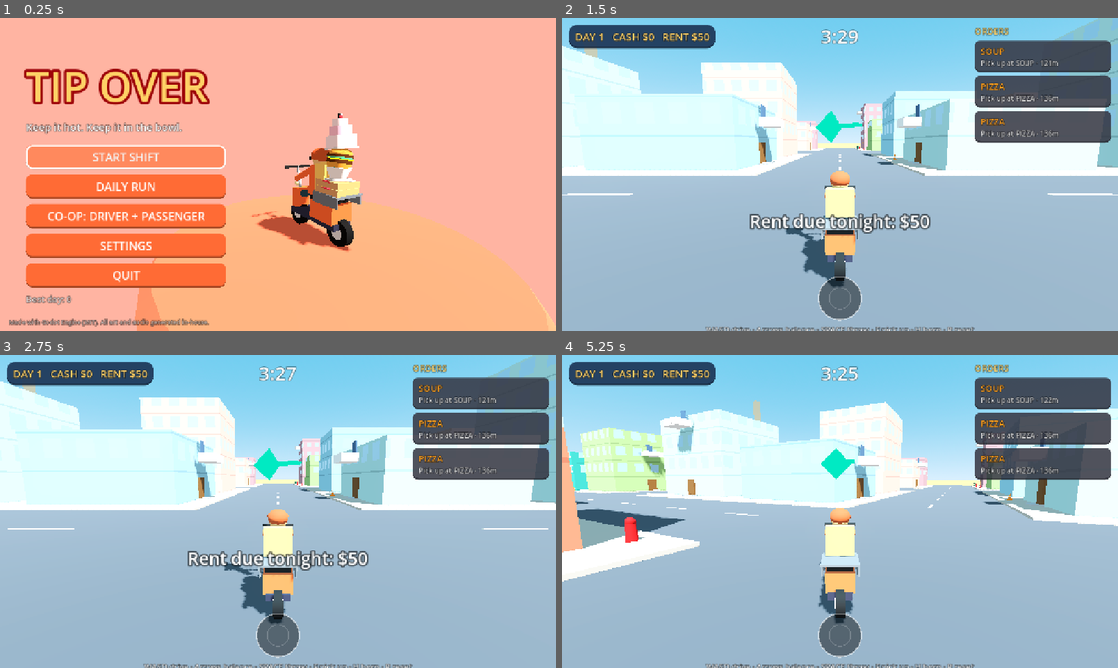
Above: before the commit, frames 1-4 (two rows, left to right).
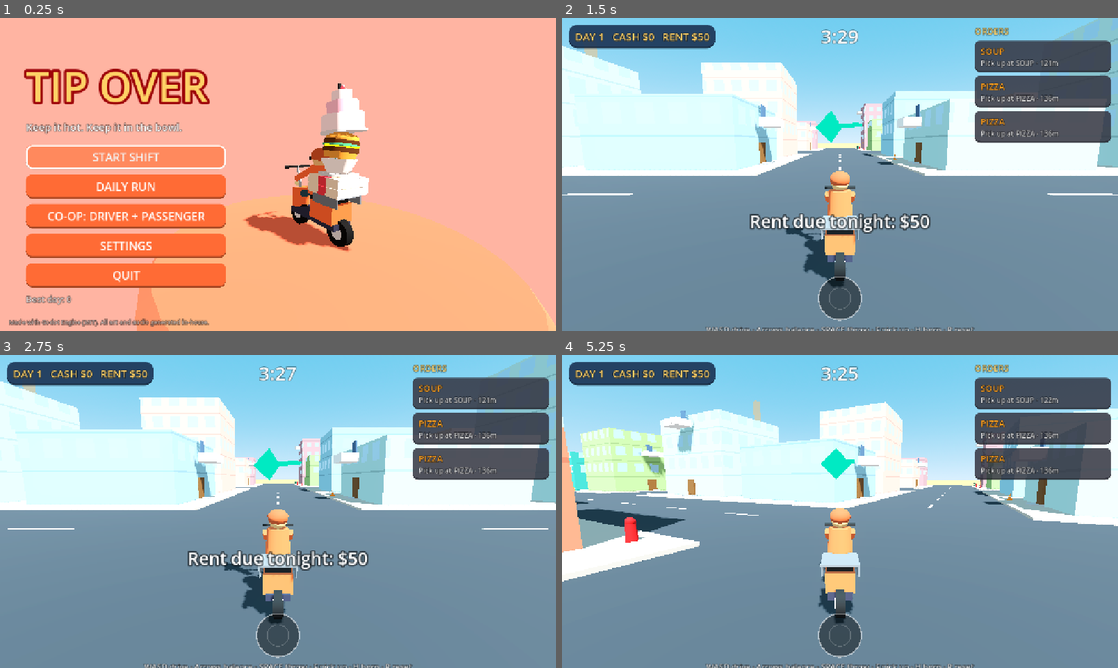
Above: after the commit, the same moments.

Repository: rraeyz/Hot_Delivery
Game: Godot game, scene res://scenes/main.tscn
The game is run twice, just before and just after one commit, with the same random seed, the same clock (stepped at 60 frames per second) and the same inputs.
Inputs:
- Up to frame 1 (0.25 s): no input
- Up to frame 2 (1.5 s): click "START SHIFT" at 0.5 s; tap Enter (p2_throw) at 1.25 s; hold D (p1_right) from 1.28 s (still down); tap H (p1_horn) at 1.35 s
- Up to frame 3 (2.75 s): tap R (p1_reset) at 2 s; release D (p1_right) at 2.03 s; hold S (p1_brake) from 2.03 s (still down); tap W (p1_throttle) at 2.1 s
- Up to frame 4 (5.25 s): release S (p1_brake) at 2.78 s; hold D (p1_right) 2.78-4.28 s; tap one key every 0.75 s from 2.85 s: Down (p2_bal_back) Up (p2_bal_fwd) Left (p2_bal_left) Right (p2_bal_right); hold A (p1_left) from 4.28 s (still down)

The runs differ from the first frame. In frame 1, 2.5% of the frame differs, in the area x 43-67%, y 20-73%; in frame 2, 49%; in frame 3, 49%, in the area x 0-100%, y 41-100%; in frame 4, 48%.

Commit message:
Windows export preset, CI workflow, bigger food, prototype build v0.1
Co-Authored-By: Claude Opus 5.5 <noreply@anthropic.com>
Claude-Session: https://claude.ai/code/session_01JFvHhZrpuE6HWb489Piese

Diff:
--- a/scripts/food_visual.gd
+++ b/scripts/food_visual.gd
@@ -10,12 +10,16 @@
 
 
 ## Returns the root node. If the food has a liquid surface, it is stored as meta "liquid".
+const SCALE := 1.35  # oversized on purpose: the food is the star of the camera
+
+
 static func build(kind: String) -> Node3D:
 	var root := Node3D.new()
+	root.scale = Vector3.ONE * SCALE
 	match kind:
 		"pizza":
-			U.box(root, Vector3(0.55, 0.11, 0.55), Color("#d9a066"), Vector3(0, 0.055, 0))
-			U.box(root, Vector3(0.56, 0.02, 0.2), Color("#e63946"), Vector3(0, 0.1, 0))
+			U.box(root, Vector3(0.55, 0.11, 0.55), Color("#f1e3c8"), Vector3(0, 0.055, 0))
+			U.box(root, Vector3(0.56, 0.115, 0.14), Color("#e63946"), Vector3(0, 0.055, 0))
 			var tag := U.box(root, Vector3(0.18, 0.005, 0.18), Color("#ffffff"), Vector3(0.15, 0.113, 0.15))
 			tag.rotation.y = 0.4
 		"soup":
@@ -72,5 +76,5 @@
 	var w := 0.5
 	if kind == "icecream":
 		w = 0.24
-	b.size = Vector3(w, maxf(0.12, d.height), minf(w, 0.45))
+	b.size = Vector3(w, maxf(0.12, d.height), minf(w, 0.45)) * SCALE
 	return b
--- a/scripts/main.gd
+++ b/scripts/main.gd
@@ -400,16 +400,19 @@
 	start_day()
 	var w := world
 	await get_tree().process_frame
-	for k in ["pizza", "soup", "burger"]:
-		var it := FoodItem.new(k)
-		w.scooter.rack.add_item(it)
-	var plan: Array = [[1.0, 0.0], [1.0, 0.0], [1.0, 0.3], [0.6, -0.6], [-1.0, 0.0], [1.0, 0.0], [1.0, 0.8], [1.0, 0.0]]
+	var bot := Autopilot.new(w)
+	var every := float(args.get("every", "3"))
+	var total := float(args.get("secs", "30"))
+	var t := 0.0
+	var next_shot := every
 	var shots := 0
-	for i in plan.size() * 2:
-		var step: Array = plan[int(i / 2.0)]
-		w.scooter.external_input = {"throttle": step[0], "steer": step[1]}
-		await get_tree().create_timer(0.5).timeout
-		get_viewport().get_texture().get_image().save_png("%s/shot_%02d.png" % [out, shots])
-		shots += 1
-		print("t=%.1f speed=%.1f pos=%s items=%d loose=%d crashed=%s danger=%.2f" % [w.clock, w.scooter.speed, w.scooter.global_position, w.scooter.rack.items.size(), w.loose.size(), w.scooter.is_crashed, w.scooter.rack.danger()])
+	while t < total and w.running:
+		w.scooter.external_input = bot.drive(get_physics_process_delta_time())
+		await get_tree().physics_frame
+		t += get_physics_process_delta_time()
+		if t >= next_shot:
+			next_shot += every
+			get_viewport().get_texture().get_image().save_png("%s/shot_%02d.png" % [out, shots])
+			shots += 1
+			print("t=%.1f speed=%.1f items=%d loose=%d crashed=%s money=%d" % [t, w.scooter.speed, w.scooter.rack.items.size(), w.loose.size(), w.scooter.is_crashed, run.money])
 	get_tree().quit()
--- a/scripts/rack.gd
+++ b/scripts/rack.gd
@@ -151,7 +151,7 @@
 		pivots.append(pivot)
 		visuals.append(v)
 		parent = pivot
-		y = it.height()
+		y = it.height() * FoodVisual.SCALE
 	_update_visuals()
 
 
--- a/scripts/scooter.gd
+++ b/scripts/scooter.gd
@@ -113,7 +113,6 @@
 
 static func _build_courier(parent: Node3D, c: Color) -> void:
 	U.cyl(parent, 0.2, 0.24, 0.55, c, Vector3(0, 0.3, 0))       # torso
-	U.box(parent, Vector3(0.5, 0.5, 0.25), Color("#ffd166"), Vector3(0, 0.4, 0.25))  # giant backpack
 	U.sphere(parent, 0.17, Color("#f1c27d"), Vector3(0, 0.72, -0.02))  # head
 	var helmet := U.sphere(parent, 0.2, c.darkened(0.2), Vector3(0, 0.78, 0))
 	helmet.scale = Vector3(1, 0.75, 1.05)
--- a/scripts/world.gd
+++ b/scripts/world.gd
@@ -177,7 +177,7 @@
 	var size: float = city.size
 	var half_road := CityGen.ROAD * 0.5
 	# ground
-	var g := U.static_box(self, Vector3(size + 60, 1, size + 60), Color("#4a4e57"), Vector3(size * 0.5, -0.5, size * 0.5))
+	var g := U.static_box(self, Vector3(size + 60, 1, size + 60), Color("#2f3238"), Vector3(size * 0.5, -0.5, size * 0.5))
 	g.collision_layer = 1
 	# grass outside city
 	U.box(self, Vector3(size + 400, 0.9, size + 400), Color("#7cb518"), Vector3(size * 0.5, -0.52, size * 0.5))
Not shown, added: export_presets.cfg
Not shown, added: builds/TipOver-windows-v0.1.zip
